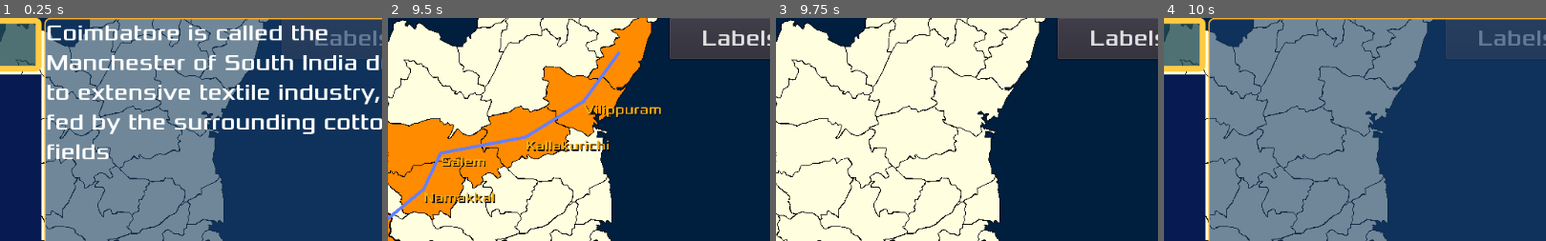
Above: before the commit, frames 1-4 (left to right).
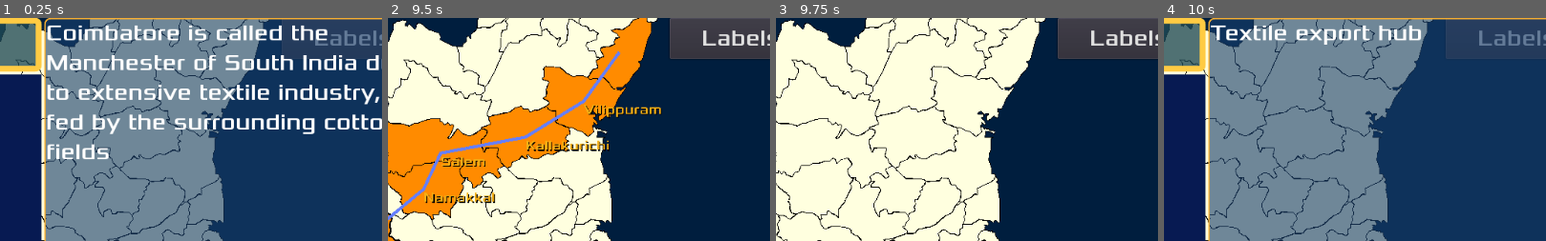
Above: after the commit, the same moments.

Repository: sharun-s/godot-tn
Game: Godot game, scene res://Node2D.tscn
Same seed, same stepped clock (60 frames per second), same inputs: the game is played once before the commit and once after it.
Inputs (mouse positions are % of the whole screen's width and height, from its top left):
- Up to frame 1 (0.25 s): no input
- Up to frame 2 (9.5 s): click "Quiz" at 0.5 s; click "Labels" at 1.25 s; click "History" at 2 s; click "E" at 2.75 s; click "N" at 3.5 s; click "W" at 4.25 s; click "S" at 5 s; click "Show Neighbours" at 5.75 s; click "Clue" at 6.5 s; click "Back to Map" at 7.25 s; tap Enter at 8 s; drag from (65, 42) to (31, 49) at 8.02 s; tap Space at 8.75 s; drag from (75, 8) to (31, 49) at 8.77 s
- Up to frame 3 (9.75 s): tap Enter at 9.5 s; move the mouse to (33, 50) at 9.52 s; hold Right (ui_right) from 9.53 s (still down); tap Backspace at 9.6 s; click (33, 50) at 9.67 s
- Up to frame 4 (10 s): keep holding Right (ui_right)
The pictures show only the part of the screen within x 44-94%, y 0-50%; the shares and areas given below are measured in that part.

Frames 1-3 are identical in both runs. In frame 4, 1.7% of the frame differs, in the area x 12-68%, y 2-12%.

Commit message:
facts update for testing

Diff:
--- a/InfoCenter.gd
+++ b/InfoCenter.gd
@@ -2,31 +2,39 @@
 
 #class DB:
 var facts:={
+		Chennai=["State Capital"],
+		Chengalpattu=[
+			"Named after the Sengazhuneer poo (Red White Lily) that grows in abundance along the river banks",
+			"Mahaballipuram site of some of the earliest Rock Temples and Stone Sculpture that influenced the style of Temple Architecture throughout South India"],
 		Kanyakumari=[
 			"Southern most district of TN and the Indian main land",
 			"Nagarcoil is the District HQ",
-			"The only district of TN facing the Arabian Sea"
-		],
+			"The only district of TN facing the Arabian Sea"],
+		Salem=['Steal'],
+		Theni=['Indian Neutrino Observatory',
+		'Meghamalai Wildlife Sanctuary'],
 		Kanchipuram=[
+			"District HQ is Kanchipuram also known as the City of a Thousand Temples",
 			"Capital of the Panllava Kingdom from the 4th to the 9th Century",
 			"Headquarters of the Kanchi matha, founded by Adi Sankaracharya",
 			"Famous for the hand woven Kanchipuram Silk Saree. Wedding saree being a speciality",
-			"Ekambareswarar Temple covers 25 acres is one of the largest temple complexes in India. The Southern Gopuram is 11 stories tall making it one of the taller temple towers.",
+			"Ekambareswarar Temple covers 25 acres is one of the largest temple complexes in India. The Southern Gopuram is 11 stories tall making it one of the taller temple towers. Showcasing the architecture of the Vijayanagara dynasty",
 			"Kailasanathar Temple and the Vaikunta Perumal Temple found here are nearly 1350 years old"
 		],
 		Tiruvarur=[
-			'Thyagaraja Temple Chariot in Thiruvarur stands 96 feet tall'
-		],
-		Virudhunagar=[
-			'Sivakasi Fireworks'
+			'Thyagaraja Temple Chariot in Thiruvarur stands 96 feet tall',
+			'Birthplace of Saint Thyagaraja, the composer of Carnatic music'
 		],
 		Krishnagiri=[
 			"Krishnagiri district is one of the largest producers of Mangoes in India"
 		],
 		Ramanathapuram=[
-			"Birth place of President A.P.J Abdul Kalam"
+			"Birth place of President A.P.J Abdul Kalam",
+			"Rameshwaram/Dhanushkodi"
 		],
 		Thanjavur=[
+			"Athangudi Tiles",
+			"Brihadeshwara temple",
 			"Chettinad Cuisine",
 			"Seat of the Chola Empire",
 			"Thanjavur dolls popularly known as Thalaiyatti Bommai are made of clay which is found along the river Cauvery"
@@ -34,16 +42,56 @@
 		Madurai=[
 			'Jasmine (Madurai Malli)'
 		],
-		Tirunelveli=[
-			"Halwa"
-		],
+		Tirunelveli=["Halwa"],
 		Erode=[
 			"Turmeric",
+			"Agri powerhouse due to rivers and dams",
+			"Sathyamangalam Tiger Reserve 83 tigers and 111 Leopards"
 		],
 		Coimbatore=[
-			'Eastern end of the Palakkad Gap, the lowest pass through the Western Ghats linking Kerala and Tamil Nadu',
+			'Eastern end of the Palakkad Gap, the lowest pass through the Western Ghats linking Kerala and Tamil Nadu. Also called Kovai',
 			'Coimbatore is called the Manchester of South India due to extensive textile industry, fed by the surrounding cotton fields'
-		]
+		],
+		Tiruvannamalai=[
+			"Arunachala hill, deepam festival",
+			"Arni silk production",
+			"Largest Rice producers"
+		],
+		Sivagangai=[
+			'Found here is the 2500 year old Keezhadi excavation site, including plates with the Tamil-Brahmi script'
+		],
+		Vilippuram=[
+			"Gingee Fort is found here. Sivaji called it the most impregnable fortress in India"
+		],
+		Virudhunagar=[
+			"K. Kamaraj was from here. He was TN CM from 54-63, and Indian National Congress President after Jawaharlal Nehru's death. He made education free for the poor having had to drop out of school at age 11 to support his family",
+			'Sivakasi Fireworks'
+		],
+		Vellore=[
+			"Top exporter of finished Leather goods in the country",
+			"500 year old Vellore Fort is a popular tourist attraction. Was location of the 1806 Sepoy Mutiny against the British"
+		],
+		Thoothukudi=["Known in the past as the Pearl Fishery Coast",
+		"Veerapandiya Kattabomman","great poet Subramanya Bharathi",
+		"V.O.Chidambaram Pillai Swadeshi Steamship Company"],
+		Karur=["Capital of the Chera Kings"],
+		Mayiladuthurai=[ 'Ancient Port town of Poombuhar where the Kaveri meets the sea '],
+		Tiruppur=["Textile export hub"],
+		Tirupathur=[],
+		Tiruchirappali=['Rockfort Temple'],
+		Pudukottai=[],
+		Tenkasi=['Old Courtallam Falls'],
+		Perambalur=[],
+		Ariyalur=['prehistoric fossils','Gangaikondacholapuram'],
+		Ranipet=['Ceramics'],
+		Kallakurichi=[],
+		Cuddalore=['Beaches'],
+		Dindigul=['Famous Kodaikanal hill station'],
+		Dharmapuri=["Hogenakkal"],
+		Nagapattinum=['Velankanni festival', 'Was hit by the 2004 Tsunami 6000 lives lost', 'Danish Fort' ],
+		Nilgiris=[
+			'coffee, tea, rubber, eucalyptus plantaination',
+			'Mudumalai Tiger Reserve is the largest in TN with 160 using the corridor and 103 resident ' ]
 	}
 
 
